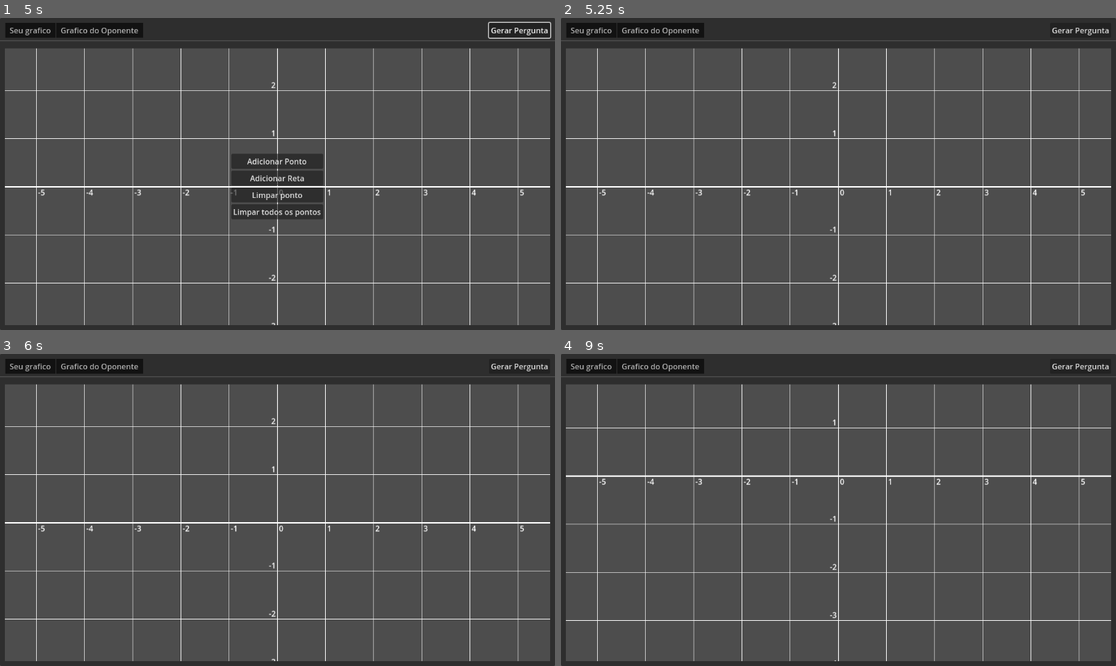
Above: before the commit, frames 1-4 (two rows, left to right).
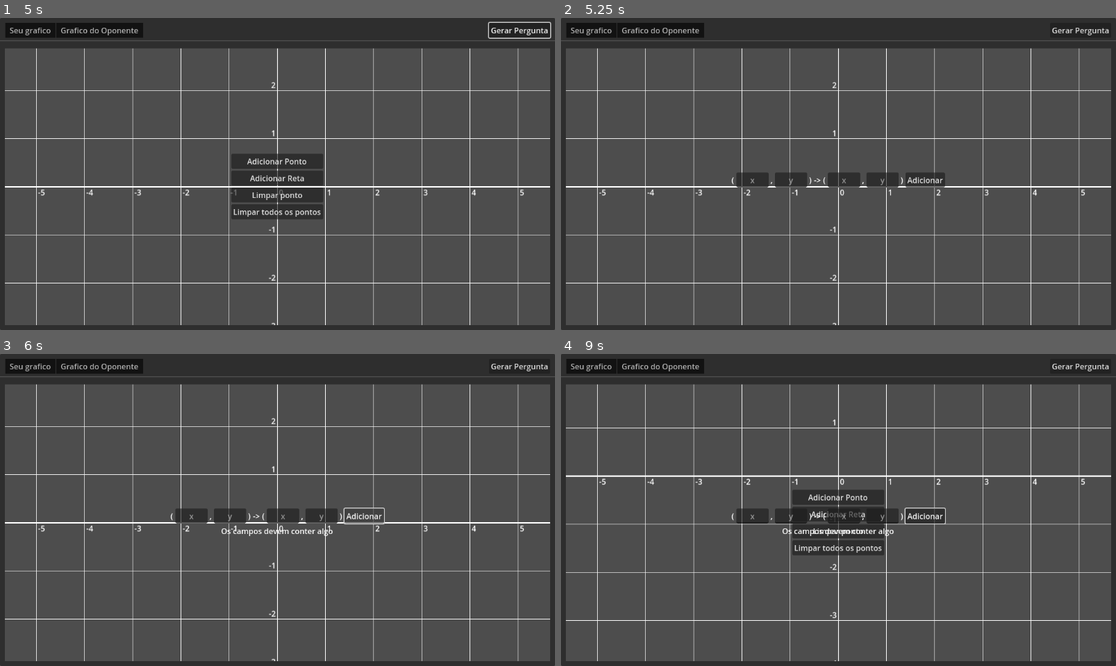
Above: after the commit, the same moments.

Repository: Kallel181/Jogo_das_funcoes
Game: Godot game, scene res://Scenes/UI.tscn
Same seed, same stepped clock (60 frames per second), same inputs: the game is played once before the commit and once after it. The project has no main scene, so this scene is started directly.
Inputs (mouse positions are in pixels of both pictures, inside the frame that each line leads up to):
- Up to frame 1 (5 s): click "Gerar Pergunta" at 0.5 s; click "Gerar Pergunta" at 1.25 s; click "Gerar Pergunta" at 2 s; tap Enter at 2.75 s; move the mouse to (399, 158) at 2.77 s; tap A (a) at 2.85 s; tap D (d) at 3.05, 3.6 s; move the mouse to (166, 189) at 3.52 s; tap F (f) at 3.8, 4.35 s; move the mouse to (333, 105) at 4.27 s; right-click (333, 105) at 4.55 s
- Up to frame 2 (5.25 s): click "Adicionar Reta" at 5 s
- Up to frame 3 (6 s): click (366, 516) at 5.75 s, where only the run after the commit has a clickable "Adicionar"
- Up to frame 4 (9 s): click (927, 516) at 6.5 s, where only the run after the commit has a clickable "Adicionar"; click (927, 516) at 7.25 s, where only the run after the commit has a clickable "Adicionar"; tap Space at 8 s; move the mouse to (810, 572) at 8.02 s; right-click (810, 572) at 8.1 s; tap S (s) at 8.3 s; click "Limpar ponto" at 8.75 s

Frame 1 is identical in both runs. In frame 2, 1.4% of the frame differs, in the area x 30-70%, y 49-55%; in frame 3, 1.4%; in frame 4, 3.9%, in the area x 30-70%, y 43-65%.

Commit message:
Feature complete update

Diff:
--- a/Scenes/AddDotMenu.gd
+++ b/Scenes/AddDotMenu.gd
@@ -1,5 +1,4 @@
 extends VBoxContainer
-
 
 func _on_add_dot_pressed() -> void:
 	if %Dot_x.text == "" or %Dot_y.text == "":
@@ -23,6 +22,5 @@
 		%AddDotMenu.visible = not %AddDotMenu.visible
 		%AddDot.disabled = not %AddDot.disabled
 
-
 func get_active_bar() -> int:
 	return %TabBar.current_tab
--- /dev/null
+++ b/Scenes/AddLineMenu.gd
@@ -0,0 +1,29 @@
+extends VBoxContainer
+
+
+func _on_add_line_button_pressed():
+	for i in [%StartX, %StartY, %EndX, %EndY]:
+		if i.text == "":
+			$Feedback.add_feedback("Os campos devem conter algo")
+			return
+
+	for i in [%StartX, %StartY, %EndX, %EndY]:
+		if abs(float(i.text)) > 15:
+			$Feedback.add_feedback("Os limites do grafico são de -15 a 15")
+			return
+
+	var startx = float(%StartX.text)
+	var starty = float(%StartY.text)
+	var endx = float(%EndX.text)
+	var endy = float(%EndY.text)
+
+	if get_active_bar() == 0:
+		%Player.add_line(Vector2(startx,starty),Vector2(endx,endy))
+	else:
+		%Enemy.add_line(Vector2(startx,starty),Vector2(endx,endy))
+
+	%AddLineButton.disabled = not %AddLineButton.disabled
+	%AddLineMenu.visible = not %AddLineMenu.visible
+
+func get_active_bar() -> int:
+	return %TabBar.current_tab
--- a/Scenes/Feedback.gd
+++ b/Scenes/Feedback.gd
@@ -1,4 +1,6 @@
 extends Label
+
+
 
 func add_feedback(line:String):
 	text = line
--- /dev/null
+++ b/Scenes/RemoveDotMenu.gd
@@ -0,0 +1,28 @@
+extends VBoxContainer
+
+func _on_remove_dot_pressed():
+	if %Dot_x_rm.text == "" or %Dot_y_rm.text == "":
+		$Feedback.add_feedback("o(s) campos não podem estar vazios")
+		return
+
+	if abs(float(%Dot_x_rm.text)) > %Enemy.max_x:
+		$Feedback.add_feedback("o valor x excede o limite do grafico")
+		return
+
+	if abs(float(%Dot_y_rm.text)) > %Enemy.max_y:
+		$Feedback.add_feedback("o valor y excede o limite do grafico")
+		return
+
+	var x = float(%Dot_x_rm.text)
+	var y = float(%Dot_y_rm.text)
+
+	if get_active_bar() == 0:
+		%Player.remove_point(Vector2(x,y))
+	else:
+		%Enemy.remove_point(Vector2(x,y))
+
+	%RemoveDot.disabled = not %RemoveDot.disabled
+	%RemoveDotMenu.visible = not %RemoveDotMenu.visible
+
+func get_active_bar() -> int:
+	return %TabBar.current_tab
--- a/Scenes/UI.gd
+++ b/Scenes/UI.gd
@@ -12,15 +12,7 @@
 #======================================== Built In ========================================
 func _input(_event: InputEvent) -> void:
 	if Input.is_action_just_pressed("mouse_2"):
-		%ButtonSelect.visible = not %ButtonSelect.visible
-		%AddPoint.disabled = not %AddPoint.disabled
-		%AddLine.disabled = not %AddLine.disabled
-		%ClearPoint.disabled = not %ClearPoint.disabled
-		%ClearAllPoints.disabled = not %ClearAllPoints.disabled
-
-
-
-
+		revoke_disable_visibility()
 
 
 #======================================== Signals ========================================
@@ -37,7 +29,6 @@
 	pass # Replace with function body.
 
 
-
 func _on_add_point_pressed() -> void:
 	revoke_disable_visibility()
 	%AddDotMenu.visible = not %AddDotMenu.visible
@@ -46,16 +37,20 @@
 
 func _on_add_line_pressed() -> void:
 	revoke_disable_visibility()
-
+	%AddLineMenu.visible = not %AddLineMenu.visible
+	%AddLineButton.disabled = not %AddLineButton.disabled
 
 func _on_clear_point_pressed() -> void:
 	revoke_disable_visibility()
-
+	%RemoveDot.disabled = not %RemoveDot.disabled
+	%RemoveDotMenu.visible = not %RemoveDotMenu.visible
 
 func _on_clear_all_points_pressed() -> void:
 	revoke_disable_visibility()
-
-
+	if get_active_bar() == 0:
+		%Player.remove_all_points()
+	else:
+		%Enemy.remove_all_points()
 
 func get_active_bar() -> int:
 	return %TabBar.current_tab
--- a/Scenes/UI.tscn
+++ b/Scenes/UI.tscn
@@ -1,9 +1,11 @@
-[gd_scene load_steps=5 format=3 uid="uid://chr1qlgnwa101"]
+[gd_scene load_steps=7 format=3 uid="uid://chr1qlgnwa101"]
 
 [ext_resource type="Script" path="res://Scenes/UI.gd" id="1_lhurv"]
 [ext_resource type="PackedScene" uid="uid://c6sbm04nyf3en" path="res://Scenes/graph.tscn" id="2_h8xkt"]
 [ext_resource type="Script" path="res://Scenes/AddDotMenu.gd" id="3_g8qgj"]
 [ext_resource type="Script" path="res://Scenes/Feedback.gd" id="4_k2jyo"]
+[ext_resource type="Script" path="res://Scenes/AddLineMenu.gd" id="5_fui6i"]
+[ext_resource type="Script" path="res://Scenes/RemoveDotMenu.gd" id="6_m31of"]
 
 [node name="UI" type="Control"]
 layout_mode = 3
@@ -194,6 +196,128 @@
 
 [node name="Timer" type="Timer" parent="MainUI/MainDiv/MarginContainer2/ModifyMenu/CenterContainer/AddDotMenu/Feedback"]
 unique_name_in_owner = true
+wait_time = 3.0
+
+[node name="AddLineMenu" type="VBoxContainer" parent="MainUI/MainDiv/MarginContainer2/ModifyMenu/CenterContainer"]
+unique_name_in_owner = true
+visible = false
+layout_mode = 2
+script = ExtResource("5_fui6i")
+
+[node name="LineAddDot" type="HBoxContainer" parent="MainUI/MainDiv/MarginContainer2/ModifyMenu/CenterContainer/AddLineMenu"]
+layout_mode = 2
+
+[node name="Label" type="Label" parent="MainUI/MainDiv/MarginContainer2/ModifyMenu/CenterContainer/AddLineMenu/LineAddDot"]
+layout_mode = 2
+text = "("
+
+[node name="StartX" type="LineEdit" parent="MainUI/MainDiv/MarginContainer2/ModifyMenu/CenterContainer/AddLineMenu/LineAddDot"]
+unique_name_in_owner = true
+layout_mode = 2
+placeholder_text = "x"
+alignment = 1
+
+[node name="Label2" type="Label" parent="MainUI/MainDiv/MarginContainer2/ModifyMenu/CenterContainer/AddLineMenu/LineAddDot"]
+layout_mode = 2
+text = ","
+
+[node name="StartY" type="LineEdit" parent="MainUI/MainDiv/MarginContainer2/ModifyMenu/CenterContainer/AddLineMenu/LineAddDot"]
+unique_name_in_owner = true
+layout_mode = 2
+placeholder_text = "y"
+alignment = 1
+
+[node name="Label3" type="Label" parent="MainUI/MainDiv/MarginContainer2/ModifyMenu/CenterContainer/AddLineMenu/LineAddDot"]
+layout_mode = 2
+text = ")"
+
+[node name="Label7" type="Label" parent="MainUI/MainDiv/MarginContainer2/ModifyMenu/CenterContainer/AddLineMenu/LineAddDot"]
+layout_mode = 2
+text = "->"
+
+[node name="Label4" type="Label" parent="MainUI/MainDiv/MarginContainer2/ModifyMenu/CenterContainer/AddLineMenu/LineAddDot"]
+layout_mode = 2
+text = "("
+
+[node name="EndX" type="LineEdit" parent="MainUI/MainDiv/MarginContainer2/ModifyMenu/CenterContainer/AddLineMenu/LineAddDot"]
+unique_name_in_owner = true
+layout_mode = 2
+placeholder_text = "x"
+alignment = 1
+
+[node name="Label5" type="Label" parent="MainUI/MainDiv/MarginContainer2/ModifyMenu/CenterContainer/AddLineMenu/LineAddDot"]
+layout_mode = 2
+text = ","
+
+[node name="EndY" type="LineEdit" parent="MainUI/MainDiv/MarginContainer2/ModifyMenu/CenterContainer/AddLineMenu/LineAddDot"]
+unique_name_in_owner = true
+layout_mode = 2
+placeholder_text = "y"
+alignment = 1
+
+[node name="Label6" type="Label" parent="MainUI/MainDiv/MarginContainer2/ModifyMenu/CenterContainer/AddLineMenu/LineAddDot"]
+layout_mode = 2
+text = ")"
+
+[node name="AddLineButton" type="Button" parent="MainUI/MainDiv/MarginContainer2/ModifyMenu/CenterContainer/AddLineMenu/LineAddDot"]
+unique_name_in_owner = true
+layout_mode = 2
+disabled = true
+text = "Adicionar"
+
+[node name="Feedback" type="Label" parent="MainUI/MainDiv/MarginContainer2/ModifyMenu/CenterContainer/AddLineMenu"]
+layout_mode = 2
+horizontal_alignment = 1
+script = ExtResource("4_k2jyo")
+
+[node name="Timer" type="Timer" parent="MainUI/MainDiv/MarginContainer2/ModifyMenu/CenterContainer/AddLineMenu/Feedback"]
+wait_time = 3.0
+
+[node name="RemoveDotMenu" type="VBoxContainer" parent="MainUI/MainDiv/MarginContainer2/ModifyMenu/CenterContainer"]
+unique_name_in_owner = true
+visible = false
+layout_mode = 2
+script = ExtResource("6_m31of")
+
+[node name="LineAddDot" type="HBoxContainer" parent="MainUI/MainDiv/MarginContainer2/ModifyMenu/CenterContainer/RemoveDotMenu"]
+layout_mode = 2
+
+[node name="Label" type="Label" parent="MainUI/MainDiv/MarginContainer2/ModifyMenu/CenterContainer/RemoveDotMenu/LineAddDot"]
+layout_mode = 2
+text = "("
+
+[node name="Dot_x_rm" type="LineEdit" parent="MainUI/MainDiv/MarginContainer2/ModifyMenu/CenterContainer/RemoveDotMenu/LineAddDot"]
+unique_name_in_owner = true
+layout_mode = 2
+placeholder_text = "x"
+alignment = 1
+
+[node name="Label2" type="Label" parent="MainUI/MainDiv/MarginContainer2/ModifyMenu/CenterContainer/RemoveDotMenu/LineAddDot"]
+layout_mode = 2
+text = ","
+
+[node name="Dot_y_rm" type="LineEdit" parent="MainUI/MainDiv/MarginContainer2/ModifyMenu/CenterContainer/RemoveDotMenu/LineAddDot"]
+unique_name_in_owner = true
+layout_mode = 2
+placeholder_text = "y"
+alignment = 1
+
+[node name="Label3" type="Label" parent="MainUI/MainDiv/MarginContainer2/ModifyMenu/CenterContainer/RemoveDotMenu/LineAddDot"]
+layout_mode = 2
+text = ")"
+
+[node name="RemoveDot" type="Button" parent="MainUI/MainDiv/MarginContainer2/ModifyMenu/CenterContainer/RemoveDotMenu/LineAddDot"]
+unique_name_in_owner = true
+layout_mode = 2
+disabled = true
+text = "Adicionar"
+
+[node name="Feedback" type="Label" parent="MainUI/MainDiv/MarginContainer2/ModifyMenu/CenterContainer/RemoveDotMenu"]
+layout_mode = 2
+horizontal_alignment = 1
+script = ExtResource("4_k2jyo")
+
+[node name="Timer" type="Timer" parent="MainUI/MainDiv/MarginContainer2/ModifyMenu/CenterContainer/RemoveDotMenu/Feedback"]
 wait_time = 3.0
 
 [node name="GameConfigMenu" type="Control" parent="."]
@@ -228,3 +352,7 @@
 [connection signal="pressed" from="MainUI/MainDiv/MarginContainer2/ModifyMenu/CenterContainer/ButtonSelect/ClearAllPoints" to="." method="_on_clear_all_points_pressed"]
 [connection signal="pressed" from="MainUI/MainDiv/MarginContainer2/ModifyMenu/CenterContainer/AddDotMenu/LineAddDot/AddDot" to="MainUI/MainDiv/MarginContainer2/ModifyMenu/CenterContainer/AddDotMenu" method="_on_add_dot_pressed"]
 [connection signal="timeout" from="MainUI/MainDiv/MarginContainer2/ModifyMenu/CenterContainer/AddDotMenu/Feedback/Timer" to="MainUI/MainDiv/MarginContainer2/ModifyMenu/CenterContainer/AddDotMenu/Feedback" method="_on_timer_timeout"]
+[connection signal="pressed" from="MainUI/MainDiv/MarginContainer2/ModifyMenu/CenterContainer/AddLineMenu/LineAddDot/AddLineButton" to="MainUI/MainDiv/MarginContainer2/ModifyMenu/CenterContainer/AddLineMenu" method="_on_add_line_button_pressed"]
+[connection signal="timeout" from="MainUI/MainDiv/MarginContainer2/ModifyMenu/CenterContainer/AddLineMenu/Feedback/Timer" to="MainUI/MainDiv/MarginContainer2/ModifyMenu/CenterContainer/AddLineMenu/Feedback" method="_on_timer_timeout"]
+[connection signal="pressed" from="MainUI/MainDiv/MarginContainer2/ModifyMenu/CenterContainer/RemoveDotMenu/LineAddDot/RemoveDot" to="MainUI/MainDiv/MarginContainer2/ModifyMenu/CenterContainer/RemoveDotMenu" method="_on_remove_dot_pressed"]
+[connection signal="timeout" from="MainUI/MainDiv/MarginContainer2/ModifyMenu/CenterContainer/RemoveDotMenu/Feedback/Timer" to="MainUI/MainDiv/MarginContainer2/ModifyMenu/CenterContainer/RemoveDotMenu/Feedback" method="_on_timer_timeout"]
--- a/Scenes/graph.gd
+++ b/Scenes/graph.gd
@@ -5,7 +5,6 @@
 @export var step:float = 100
 @export var max_x:int = 15
 @export var max_y:int = 15
-
 
 func _draw() -> void:
 	draw_bg_graph()
@@ -25,14 +24,16 @@
 func add_line(pos1:Vector2,pos2:Vector2) -> void:
 	remove_line()
 	var line:Line2D = Line2D.new()
-	line.add_point(Vector2(pos1.x,pos1.y*-1))
-	line.add_point(Vector2(pos2.x,pos2.y*-1))
+	line.add_point(Vector2(pos1.x*step,pos1.y*-1*step))
+	line.add_point(Vector2(pos2.x*step,pos2.y*-1*step))
 	line.width = 5
 	line.default_color = Color.hex(0x1f90ea)
+	$Line.add_child(line)
 
 func remove_point(pos:Vector2) -> void:
 	var point: Sprite2D = $Points.get_node(str(pos.x)+"_"+str(pos.y*-1))
-	point.queue_free()
+	if point != null:
+		point.queue_free()
 
 func remove_line() -> void:
 	for i in $Line.get_children():
@@ -74,7 +75,6 @@
 			$Labels/y.add_child(label)
 
 
-
 ## Essa função cria o grafico no plano
 func draw_bg_graph() -> void:
 	#draw main x line
